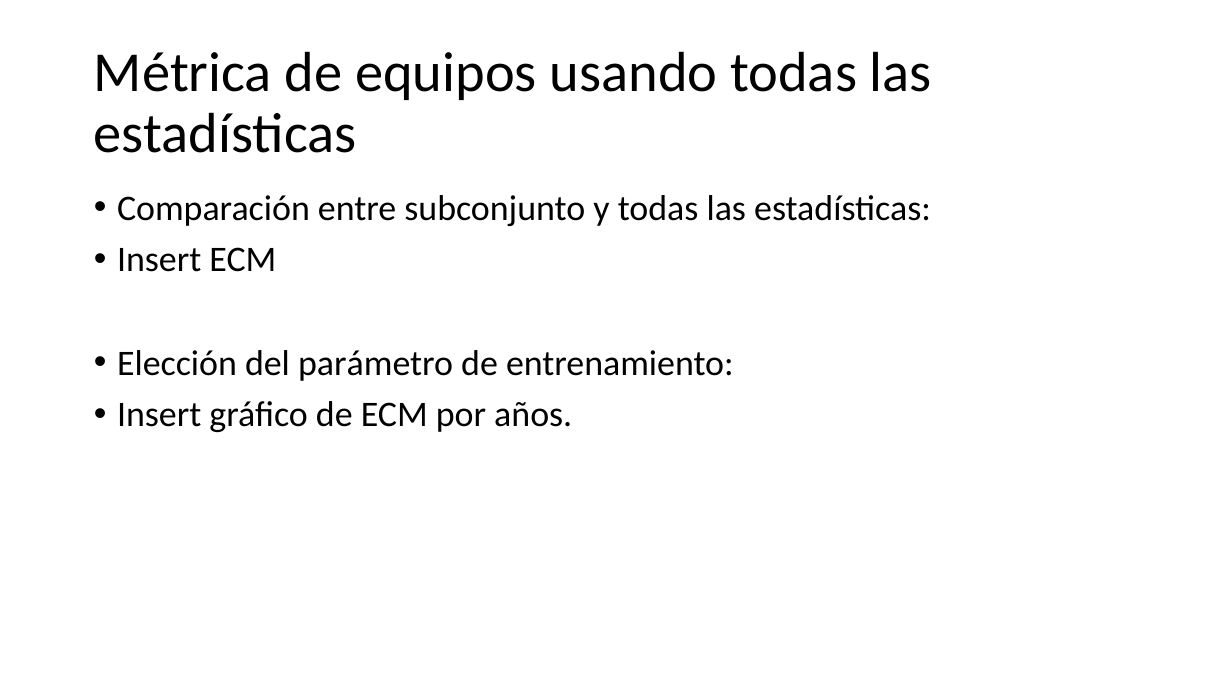
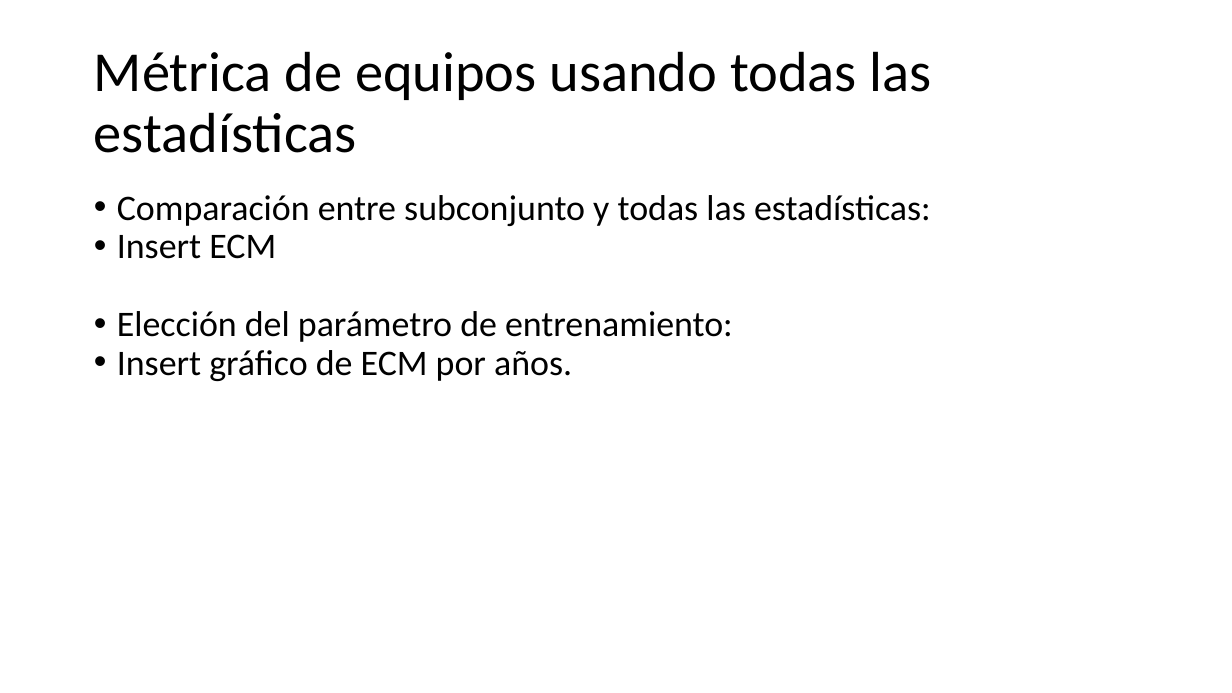
Before and after one commit to mnsantos/metnum-tp3, a slide deck: slide 6 of presentacion/MetnumBall.pptx (slide 7 before the commit). Drawn at 1232x693 pixels with LibreOffice and Linux fonts; fonts in the diff are those of the drawing. Boxes give left, top, right and bottom in pixels: in the first picture for what was removed or moved away, otherwise in the second. Text is boxed around its words. In the diff, an @@ line names an element or a change of style, - is before the commit and + after.

```diff
--- a/presentacion/MetnumBall.pptx
+++ b/presentacion/MetnumBall.pptx
@@ text "Comparación entre subconjunto y todas ..." at [117,195,931,381]: less space between paragraphs @@
```
Also in this commit, not shown: 8 other slides changed, 1 slide removed.
